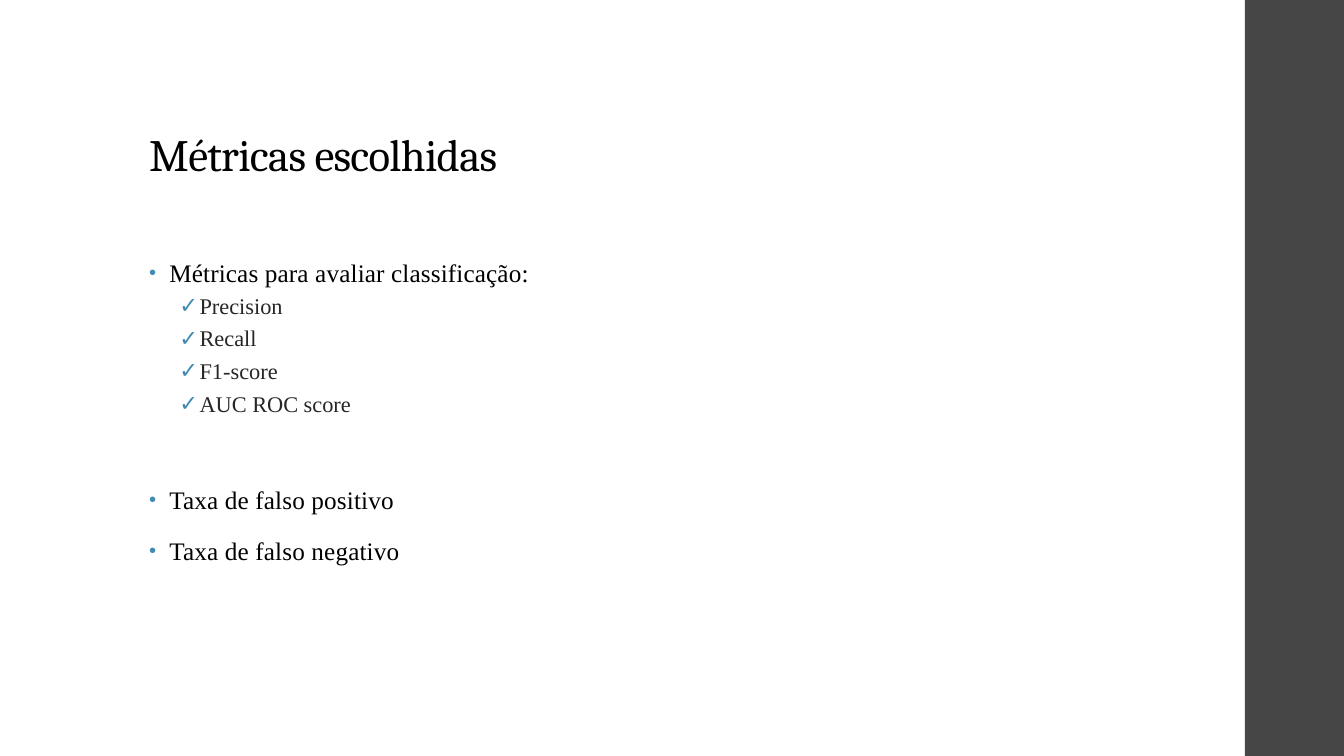
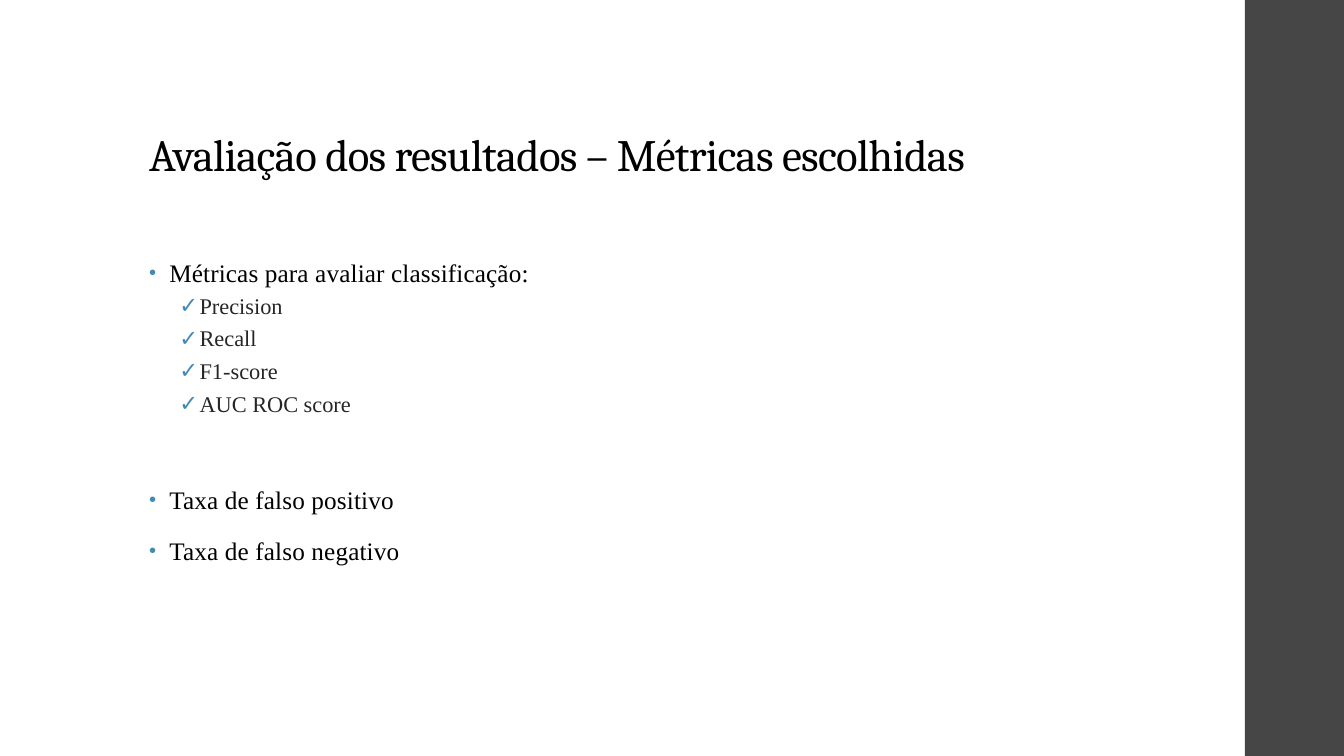
Before and after one commit to ViniPilan/avc-modeling, a slide deck: slide 14 of apresentação.odp (slide 19 before the commit). Drawn at 1344x756 pixels with LibreOffice and Linux fonts; fonts in the diff are those of the drawing. Boxes give left, top, right and bottom in pixels: in the first picture for what was removed or moved away, otherwise in the second. Text is boxed around its words. In the diff, an @@ line names an element or a change of style, - is before the commit and + after.

```diff
--- a/apresentação.odp
+++ b/apresentação.odp
@@ title at bbox=[149, 139, 965, 180]: text changed @@
-Métricas escolhidas
+Avaliação dos resultados – Métricas escolhidas
```
Also in this commit, not shown: 9 other slides changed, 5 slides added, 8 slides removed, 2 other files.
